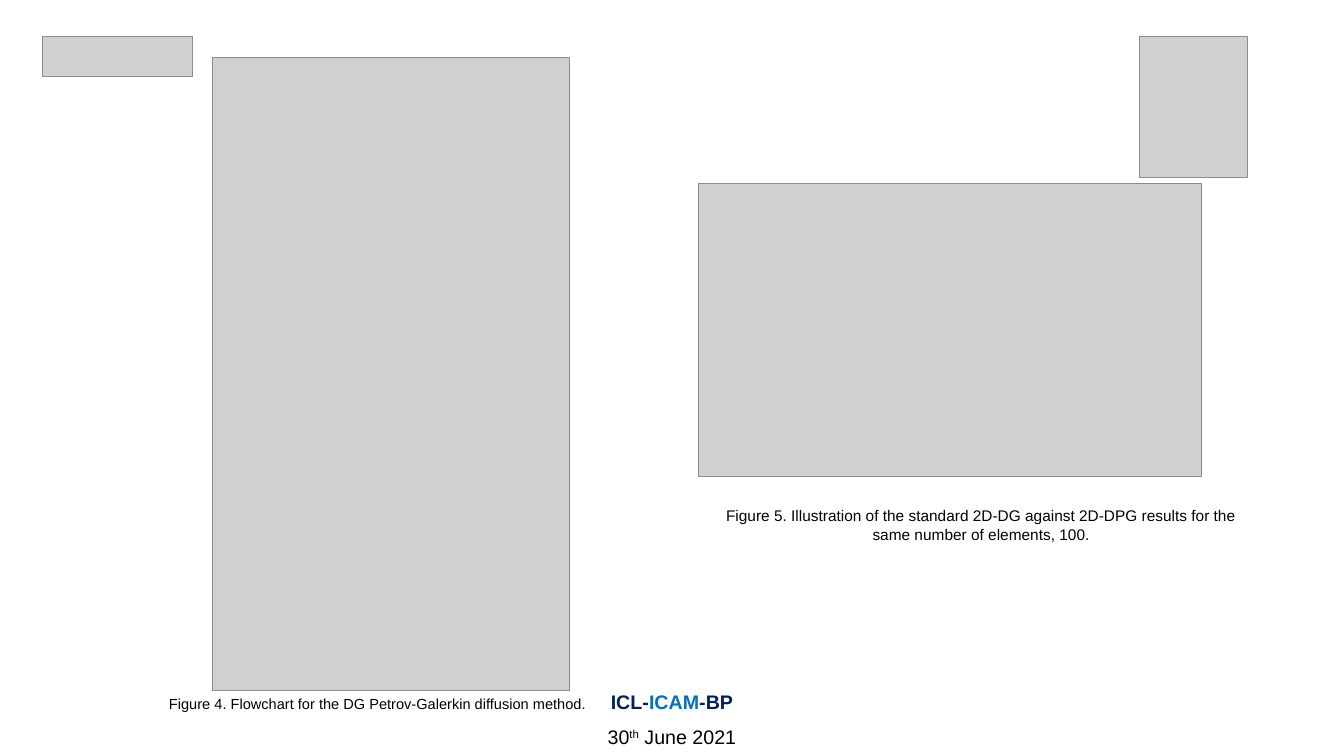
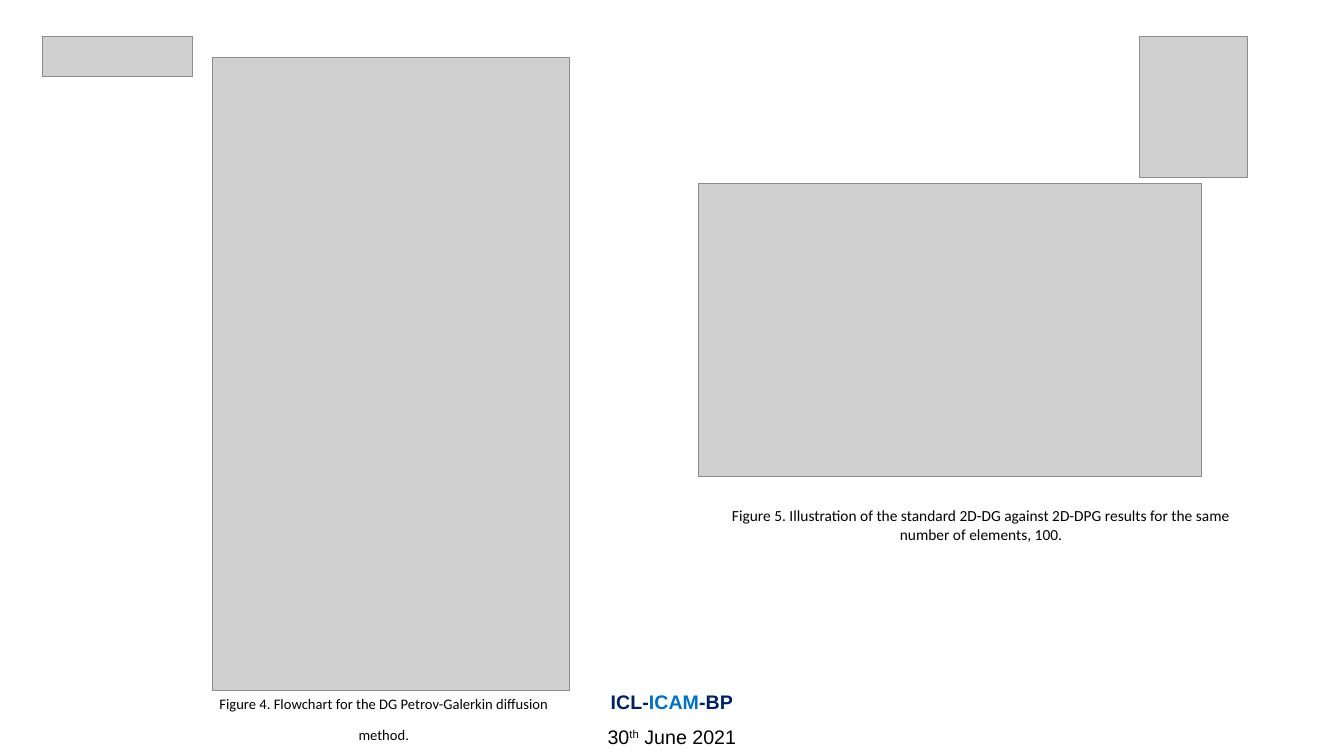
Before and after one commit to Amin-Nadimy/Wave-Equation, a slide deck: slide 8 of BP/Q2 2021/BP-ICAM62 30 June 2021.pptx (slide 5 before the commit). Drawn at 1344x756 pixels with LibreOffice and Linux fonts; fonts in the diff are those of the drawing; grey boxes stand for pictures. Boxes give left, top, right and bottom in pixels: in the first picture for what was removed or moved away, otherwise in the second. Text is boxed around its words. In the diff, an @@ line names an element or a change of style, - is before the commit and + after.

```diff
--- a/BP/Q2 2021/BP-ICAM62 30 June 2021.pptx
+++ b/BP/Q2 2021/BP-ICAM62 30 June 2021.pptx
@@ text "Figure 5. Illustration of the ..." at box(732, 510, 1229, 542): font Arial to Calibri @@
@@ text "Figure 4. Flowchart for the ..." at box(219, 699, 548, 712): font Arial to Calibri @@
@@ text "Figure 4. Flowchart for the ...": place and size @@
-text "Figure 4. Flowchart for the ..." at box(169, 698, 586, 712)
+text "Figure 4. Flowchart for the ..." at box(219, 699, 548, 712)
```
Also in this commit, not shown: 5 other slides changed, 4 slides added, 17 other files.
